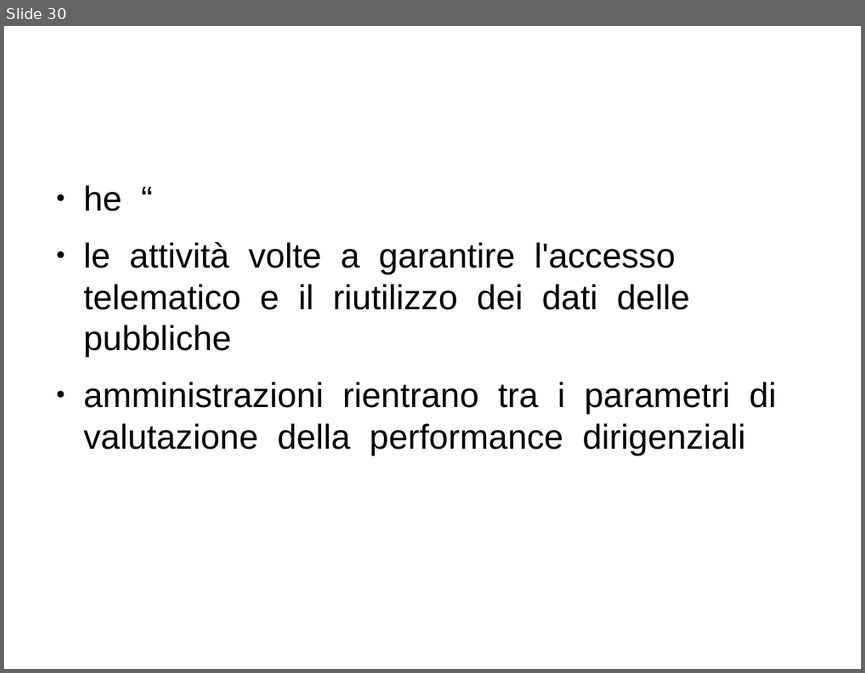
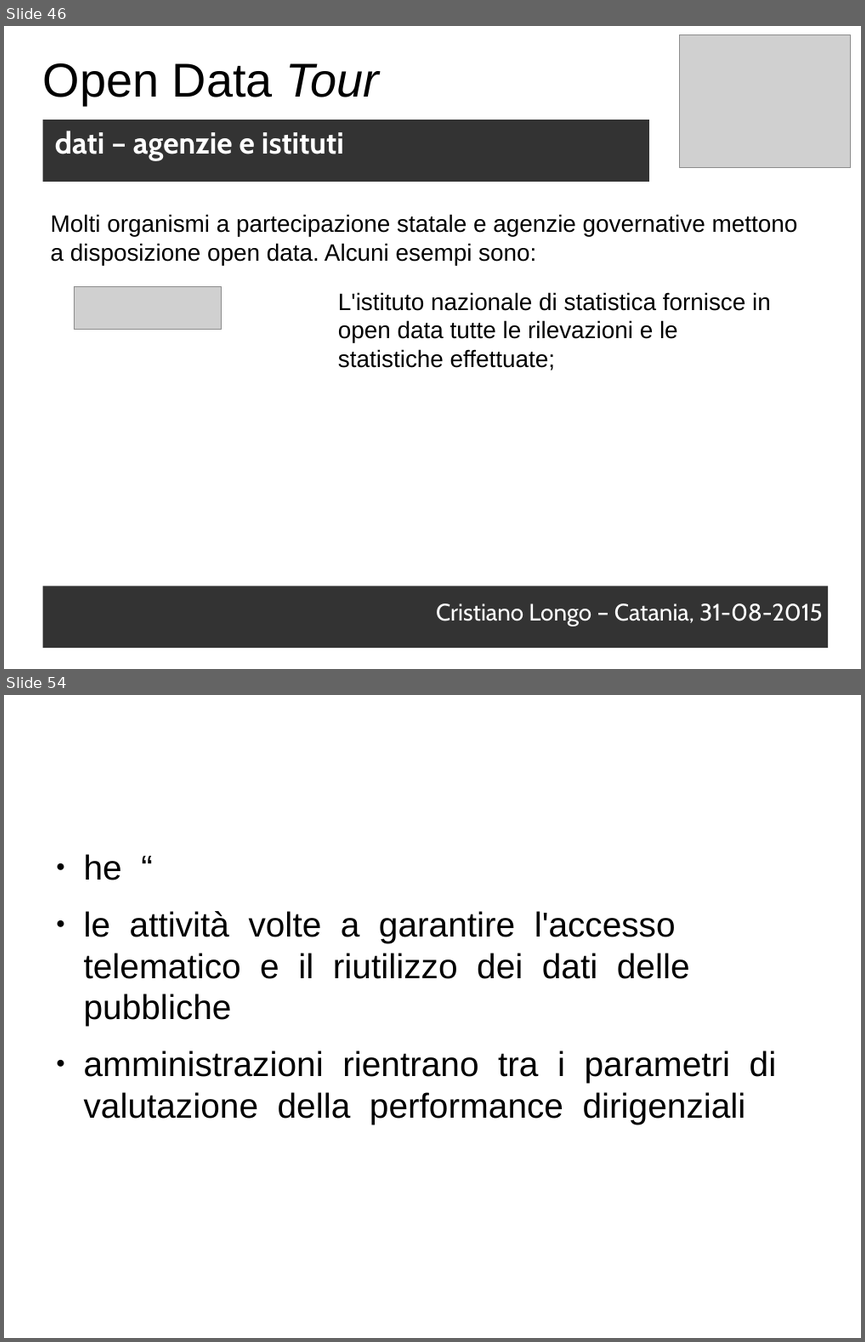
Before and after one commit to opendatahacklab/opendatatour, a slide deck: slides/31082015.odp. Shown one above the other, each under a label of ours: slide 30 before the commit, slides 46 and 54 after it; the slides between them are not shown. The pictures are 865x673 and 865x1342 pixels, drawn with LibreOffice and Linux fonts; fonts in the diff are those of the drawing; grey boxes stand for pictures. Boxes give left, top, right and bottom in pixels: in the first picture for what was removed or moved away, otherwise in the second. Text is boxed around its words. In the diff, an @@ line names an element or a change of style, - is before the commit and + after.

Commit message:
opendatatour cope - dati

```diff
--- a/slides/31082015.odp
+++ b/slides/31082015.odp
@@ slide 46 added at [4, 26, 861, 669], background #FFFFFF @@
@@ picture added at [680, 35, 851, 167] @@
@@ text added at [43, 63, 380, 105], 44 pt, text #000000 @@
+Open Data Tour
@@ text added at [43, 120, 649, 182], fill #333333, 28 pt, text #FFFFFF, bold @@
+dati – agenzie e istituti
@@ text added at [51, 214, 798, 265], 22 pt, text #000000 @@
+Molti organismi a partecipazione statale e agenzie governative mettono a disposizione open data. Alcuni esempi sono:
@@ picture added at [74, 287, 222, 329] @@
@@ text added at [338, 292, 771, 370], 22 pt, text #000000 @@
+L'istituto nazionale di statistica fornisce in open data tutte le rilevazioni e le statistiche effettuate;
@@ text added at [43, 586, 828, 647], fill #333333, 22 pt, text #FFFFFF @@
+Cristiano Longo – Catania, 31-08-2015
@@ what was slide 30 is now slide 54 @@
```
Also in this commit, not shown: 1 slide changed, 24 other slides added, 1 slide removed, 1 other file.
